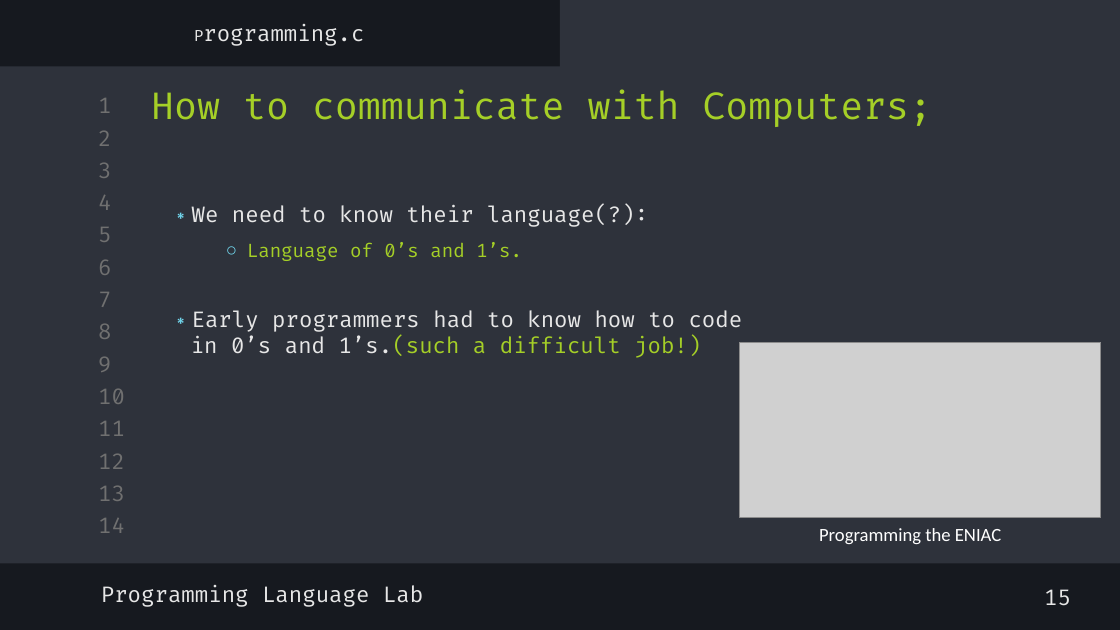
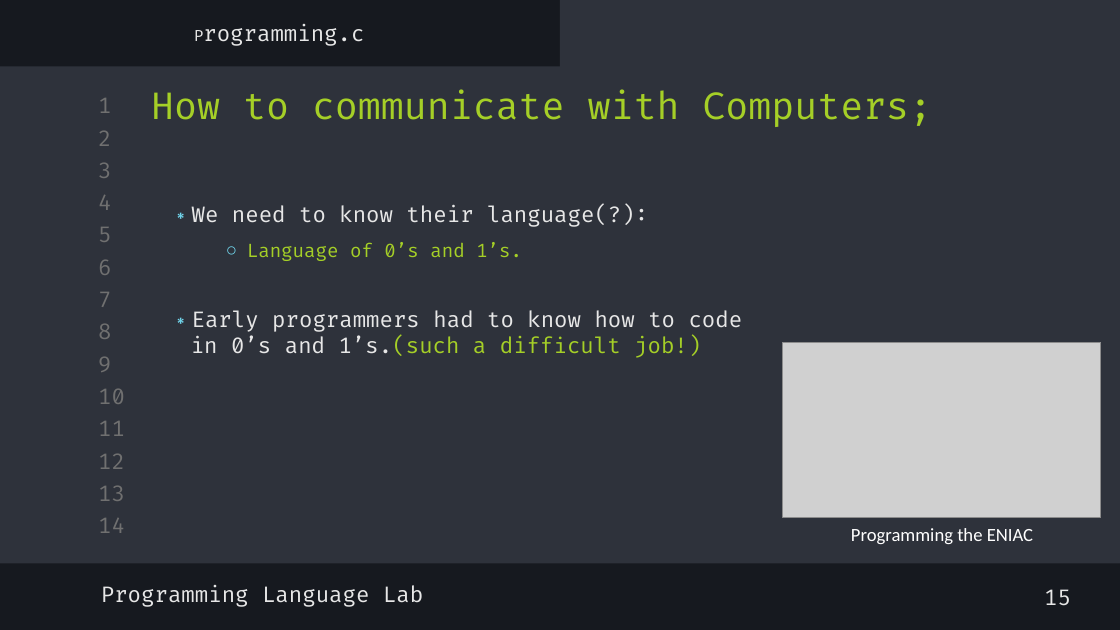
Before and after one commit to shayan-naghizadeh/C-Lab-AUT, a slide deck: slide 18 of slides/1.Introduction/Intro.pptx. Drawn at 1120x630 pixels with LibreOffice and Linux fonts; fonts in the diff are those of the drawing; grey boxes stand for pictures. Boxes give left, top, right and bottom in pixels: in the first picture for what was removed or moved away, otherwise in the second. Text is boxed around its words. In the diff, an @@ line names an element or a change of style, - is before the commit and + after.

```diff
--- a/slides/1.Introduction/Intro.pptx
+++ b/slides/1.Introduction/Intro.pptx
@@ picture: place and size @@
-picture at (739,343,1101,519)
+picture at (783,343,1101,519)
@@ text "Programming the ENIAC": place and size @@
-text "Programming the ENIAC" at (819,528,1001,544)
+text "Programming the ENIAC" at (851,528,1033,544)
```
Also in this commit, not shown: 11 other slides changed.
